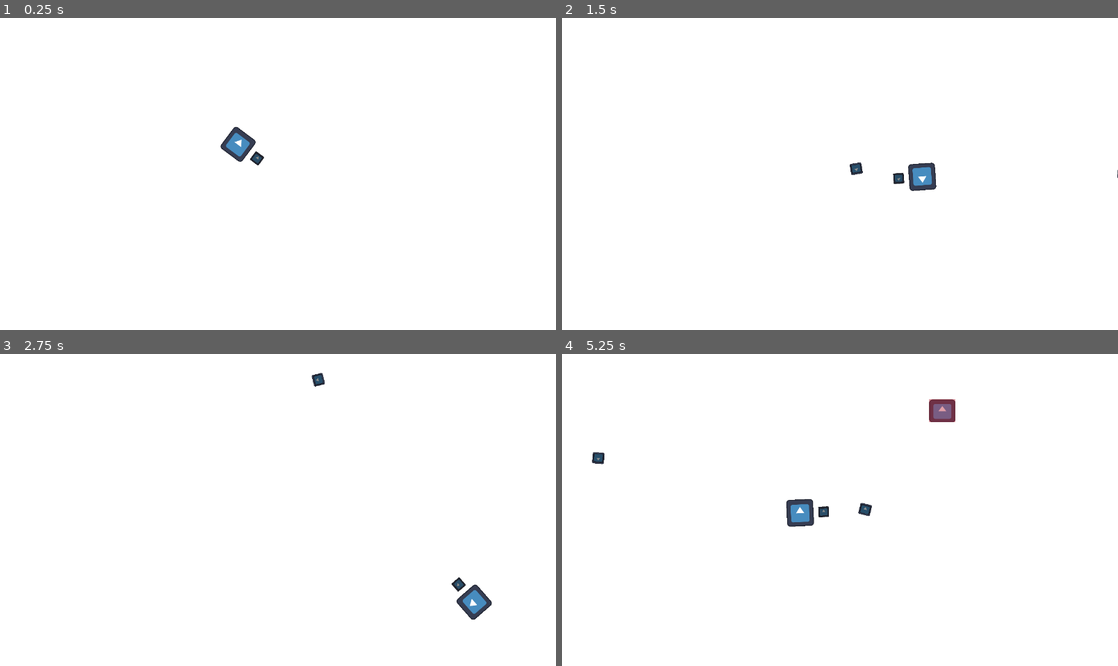
Above: before the commit, frames 1-4 (two rows, left to right).
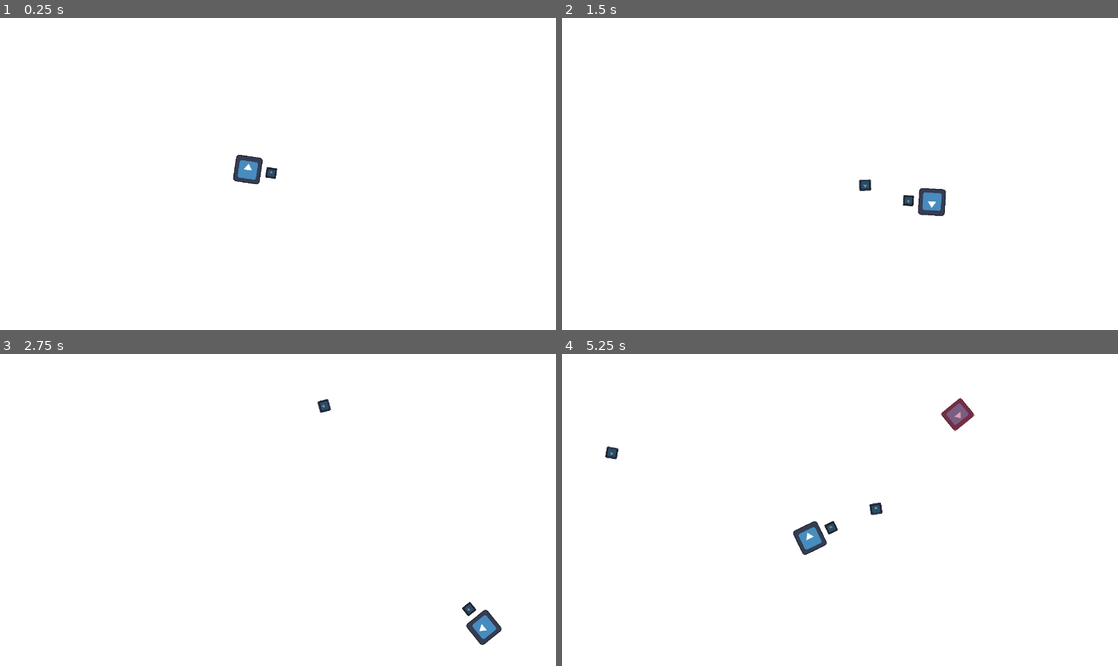
Above: after the commit, the same moments.

Repository: EisenhornE/top-down-shooter-demo
Game: Godot game, scene res://scenes/world.tscn
The game is run twice, just before and just after one commit, with the same random seed, the same clock (stepped at 60 frames per second) and the same inputs. The engine's default icon, where the game draws it, is replaced by a stand-in: a white triangle on a blue panel in a dark square.
Inputs (mouse positions are in pixels of both pictures, inside the frame that each line leads up to):
- Up to frame 1 (0.25 s): no input
- Up to frame 2 (1.5 s): tap Enter at 0.5 s; move the mouse to (962, 158) at 0.52 s; hold D (right) 0.53-1.28 s; click (962, 158) at 0.6 s; move the mouse to (728, 189) at 1.27 s; hold S (down) from 1.28 s (still down); click (728, 189) at 1.35 s
- Up to frame 3 (2.75 s): move the mouse to (333, 441) at 2.02 s; release S (down) at 2.03 s; hold D (right) from 2.03 s (still down); click (333, 441) at 2.1 s
- Up to frame 4 (5.25 s): move the mouse to (812, 572) at 2.77 s; release D (right) at 2.78 s; hold W (up) 2.78-3.53 s; click (812, 572) at 2.85 s; move the mouse to (1006, 556) at 3.52 s; hold A (left) 3.53-5.03 s; click (1006, 556) at 3.6 s; move the mouse to (673, 463) at 4.27 s; click (673, 463) at 4.35 s; move the mouse to (867, 510) at 5.02 s; hold S (down) from 5.03 s (still down); click (867, 510) at 5.1 s

The runs differ from the first frame. In frame 1, 0.8% of the frame differs, in the area x 39-50%, y 34-54%; in frame 2, 1.1%; in frame 3, 1.0%; in frame 4, 1.8%, in the area x 5-75%, y 13-65%.

Commit message:
feat: fixed the corruption and added health signals
PLEASE DO NOT USE PRELOAD NEXT. THANK YOU

REMINDER THAT CHATGPT AND GEMINI IS USELESS

Diff:
--- a/scenes/bullet.tscn
+++ b/scenes/bullet.tscn
@@ -1,8 +1,7 @@
-[gd_scene load_steps=5 format=3 uid="uid://diaeb0vjxlmlh"]
+[gd_scene load_steps=4 format=3 uid="uid://diaeb0vjxlmlh"]
 
 [ext_resource type="Texture2D" uid="uid://4vbeeixh68pp" path="res://icon.svg" id="1_bcihx"]
 [ext_resource type="Script" path="res://scripts/bullet.gd" id="1_gy2uj"]
-[ext_resource type="PackedScene" uid="uid://bkmpk20w82py7" path="res://scenes/enemy.tscn" id="2_nv7u0"]
 
 [sub_resource type="RectangleShape2D" id="RectangleShape2D_e6om2"]
 size = Vector2(13.8889, 12.5)
@@ -10,7 +9,6 @@
 [node name="bullet" type="Area2D"]
 scale = Vector2(2.16, 2.16)
 script = ExtResource("1_gy2uj")
-enemy = ExtResource("2_nv7u0")
 
 [node name="sprite" type="Sprite2D" parent="."]
 position = Vector2(0, 0.117187)
--- a/scenes/player.tscn
+++ b/scenes/player.tscn
@@ -26,3 +26,9 @@
 shape = SubResource("RectangleShape2D_5ud3l")
 
 [node name="gun" parent="." instance=ExtResource("3_n66d0")]
+
+[node name="damage_timer" type="Timer" parent="."]
+
+[connection signal="body_entered" from="hitbox_area" to="." method="_on_hitbox_area_body_entered"]
+[connection signal="body_exited" from="hitbox_area" to="." method="_on_hitbox_area_body_exited"]
+[connection signal="timeout" from="damage_timer" to="." method="_on_damage_timer_timeout"]
--- a/scenes/world.tscn
+++ b/scenes/world.tscn
@@ -1,39 +1,41 @@
 [gd_scene load_steps=5 format=3 uid="uid://cerd3su42dn8d"]
 
-[ext_resource type="PackedScene" uid="uid://bjl8jxuslmq7f" path="res://scenes/player.tscn" id="1_bwj20"]
-[ext_resource type="Script" path="res://scripts/gameManager.gd" id="1_kvnfe"]
-[ext_resource type="PackedScene" uid="uid://bkmpk20w82py7" path="res://scenes/enemy.tscn" id="2_g5nh4"]
+[ext_resource type="Script" path="res://scripts/gameManager.gd" id="1_1y0sk"]
+[ext_resource type="PackedScene" uid="uid://bkmpk20w82py7" path="res://scenes/enemy.tscn" id="2_nnwd1"]
+[ext_resource type="PackedScene" uid="uid://bjl8jxuslmq7f" path="res://scenes/player.tscn" id="3_rarfa"]
 
 [sub_resource type="Curve2D" id="Curve2D_mn7ca"]
 _data = {
-"points": PackedVector2Array(0, 0, 0, 0, -31, -19, 0, 0, 0, 0, 1396, -25, 0, 0, 0, 0, 1409, 811, 0, 0, 0, 0, -29, 791, 0, 0, 0, 0, -29, -17)
+"points": PackedVector2Array(0, 0, 0, 0, -48, -41, 0, 0, 0, 0, 1442, -42, 0, 0, 0, 0, 1417, 805, 0, 0, 0, 0, -53, 808, 0, 0, 0, 0, -48, -41)
 }
 point_count = 5
 
 [node name="world" type="Node2D"]
 
 [node name="gameManager" type="Node2D" parent="."]
-script = ExtResource("1_kvnfe")
-enemy_scene = ExtResource("2_g5nh4")
+script = ExtResource("1_1y0sk")
+enemy_scene = ExtResource("2_nnwd1")
 
 [node name="spawn_timer" type="Timer" parent="gameManager"]
+wait_time = 4.0
+autostart = true
 
 [node name="reduce_spawn_timer" type="Timer" parent="gameManager"]
 wait_time = 5.0
 
-[node name="player" parent="." instance=ExtResource("1_bwj20")]
-position = Vector2(585, 313)
+[node name="player" parent="." instance=ExtResource("3_rarfa")]
+position = Vector2(606, 362)
 
 [node name="Camera2D" type="Camera2D" parent="."]
-position = Vector2(683, 386)
+position = Vector2(680, 373)
 
 [node name="enemy_spawn" type="Path2D" parent="."]
 curve = SubResource("Curve2D_mn7ca")
 
 [node name="enemy_spawn_point" type="PathFollow2D" parent="enemy_spawn"]
 unique_name_in_owner = true
-position = Vector2(-31, -19)
-rotation = -0.0042046
+position = Vector2(-48, -41)
+rotation = -0.000671141
 
 [connection signal="timeout" from="gameManager/spawn_timer" to="gameManager" method="_on_spawn_timer_timeout"]
 [connection signal="timeout" from="gameManager/reduce_spawn_timer" to="gameManager" method="_on_reduce_spawn_timer_timeout"]
--- a/scripts/bullet.gd
+++ b/scripts/bullet.gd
@@ -1,11 +1,10 @@
 extends Area2D
 
 @export var speed := 800
-@onready var player := preload("res://scenes/player.tscn")
+@onready var player := load("res://scenes/player.tscn")
 var travelled_distance := 0
 const range := 4000
 var direction := Vector2.ZERO
-@export var enemy : PackedScene
 
 func _ready():
 	pass
--- a/scripts/enemy.gd
+++ b/scripts/enemy.gd
@@ -1,6 +1,8 @@
 extends CharacterBody2D
 
-var playerload = preload("res://scenes/player.tscn")
+signal dead
+
+var playerload = load("res://scenes/player.tscn")
 var player: CharacterBody2D = null
 @export var move_speed := 200
 @export var enemy_health := 20
@@ -14,6 +16,7 @@
 		var target_position = (player_position - position).normalized()
 		velocity = target_position * move_speed
 		move_and_slide()
+		look_at(player_position)
 	else:
 		pass
 
@@ -21,3 +24,4 @@
 	enemy_health -= amount
 	if enemy_health <= 0:
 		queue_free()
+		emit_signal("dead")
--- a/scripts/gameManager.gd
+++ b/scripts/gameManager.gd
@@ -4,9 +4,13 @@
 @onready var player = $"../player"
 @onready var spawnTimer = $spawn_timer
 @onready var reduce_spawnTimer = $reduce_spawn_timer
+var score = 0
 
 # PLEASE REMEMBER TO PUT COLOR RECT ABOVE EVERYTHING OR JUST DELETE IT AND USE
 # PROJECT SETTINGS -> ENVIRONMENT FOR WHITE BACKGROUND
+
+# DO NOT USE PRELOAD. IT CORRUPTS THE SCENES DUE TO CYCLONIC REFERENCES IN GODOT
+# GOD CHATGPT AND GEMINI IS FUCKING USELESS
 
 func _ready():
 	spawnTimer.wait_time = 4.0
@@ -20,9 +24,14 @@
 	enemy.position = enemy_spawn_location.position
 	enemy.player = player
 	add_child(enemy)
+	enemy.dead.connect(self.onenemydead)
 	spawnTimer.start()
 
 func _on_reduce_spawn_timer_timeout():
 	spawnTimer.wait_time -= 1.0
-	if spawnTimer.wait_time == 1.0:
+	if spawnTimer.wait_time <= 1.0:
 		reduce_spawnTimer.stop()
+
+func onenemydead():
+	score += 10
+	print("Score: ", score)
--- a/scripts/player.gd
+++ b/scripts/player.gd
@@ -4,14 +4,13 @@
 @onready var gun = $gun
 @export var player_health := 100
 @export var damage_interval := 1
-@onready var damage_Timer = $damageTimer
+@onready var damage_Timer = $damage_timer
 
 var enemies_in_hitbox = []
 
 func _physics_process(delta):
 	movement()
 	aim()
-	print(player_health)
 
 func movement():
 	#Movement
@@ -39,7 +38,6 @@
 	var mouse_position = get_global_mouse_position()
 	look_at(mouse_position)
 
-
 func _on_hitbox_area_body_entered(body):
 	if body is CharacterBody2D and body.name == "enemy":
 		enemies_in_hitbox.append(body)
